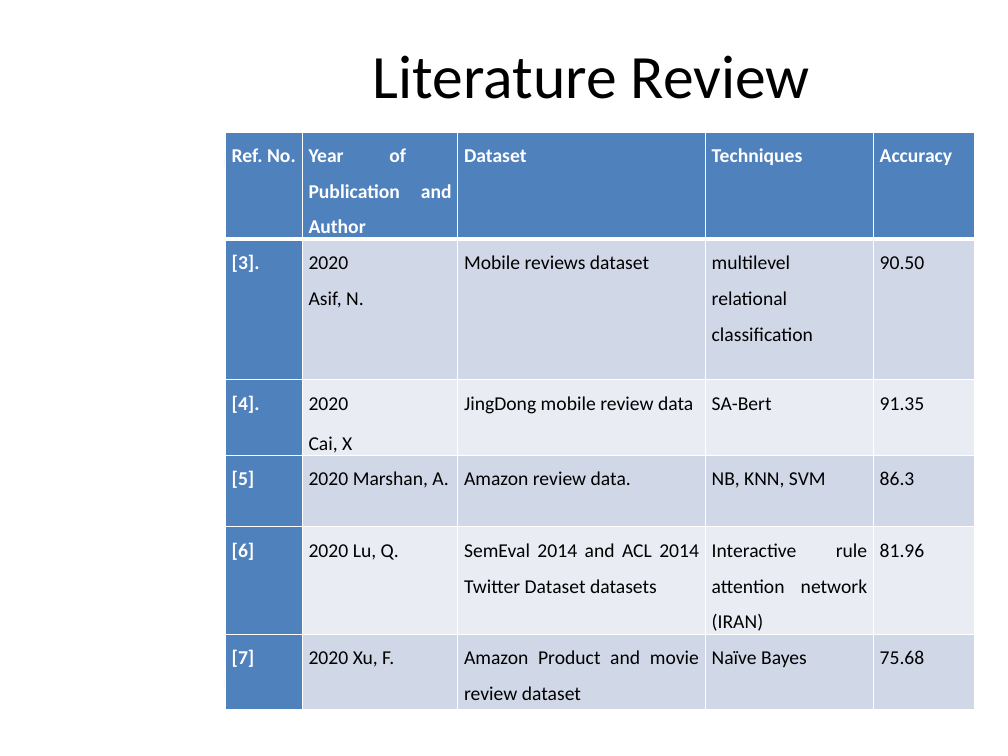
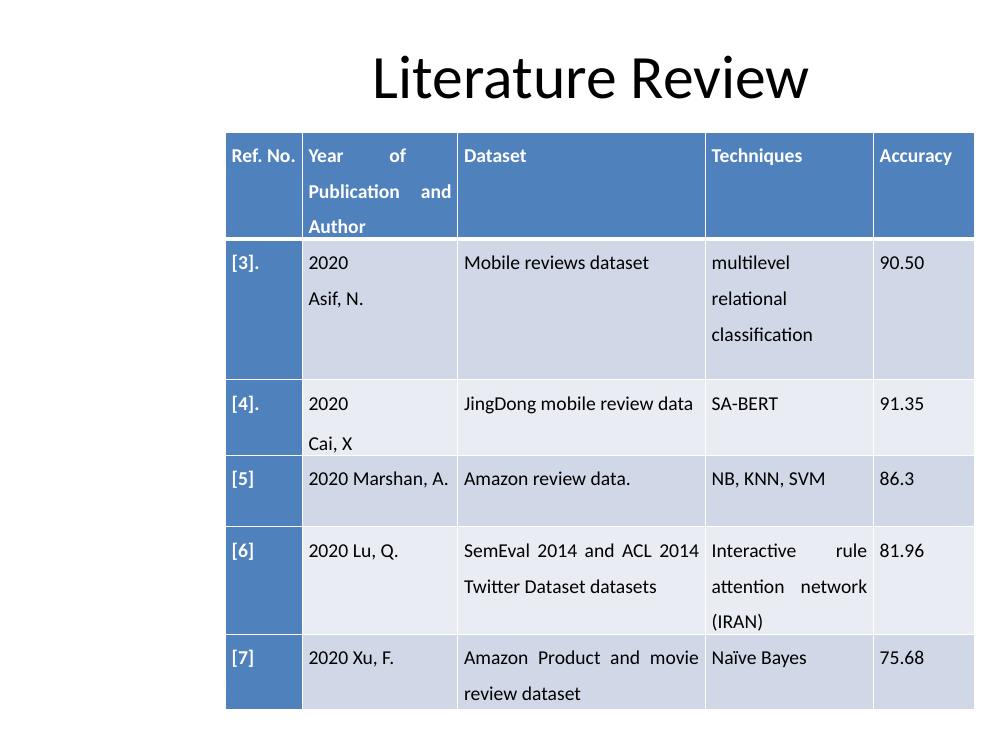
Before and after one commit to furqan-durrani/Thesisss, a slide deck: slide 7 of Furqan Durrani.pptx. Drawn at 1008x756 pixels with LibreOffice and Linux fonts; fonts in the diff are those of the drawing; background and template pictures are left out. Boxes give left, top, right and bottom in pixels: in the first picture for what was removed or moved away, otherwise in the second. Text is boxed around its words. In the diff, an @@ line names an element or a change of style, - is before the commit and + after.

```diff
--- a/Furqan Durrani.pptx
+++ b/Furqan Durrani.pptx
@@ table at [226, 132, 975, 704] @@
-row 3, column 4: SA-Bert
+row 3, column 4: SA-BERT
```
Also in this commit, not shown: 14 other slides changed, 3 slides added, 1 slide removed.
